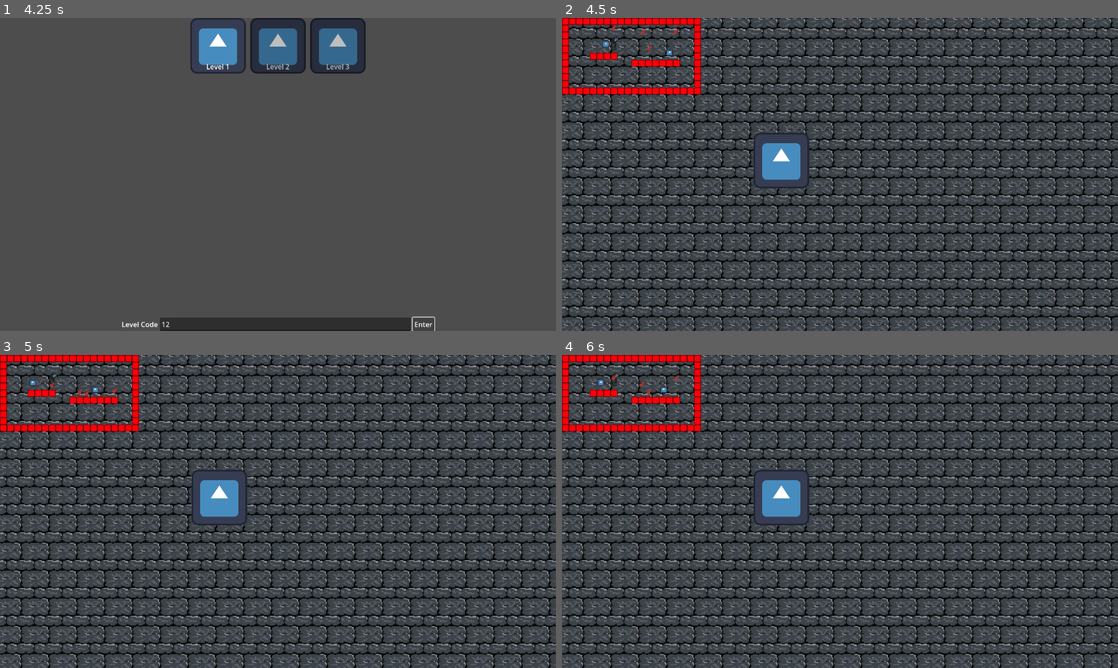
Above: before the commit, frames 1-4 (two rows, left to right).
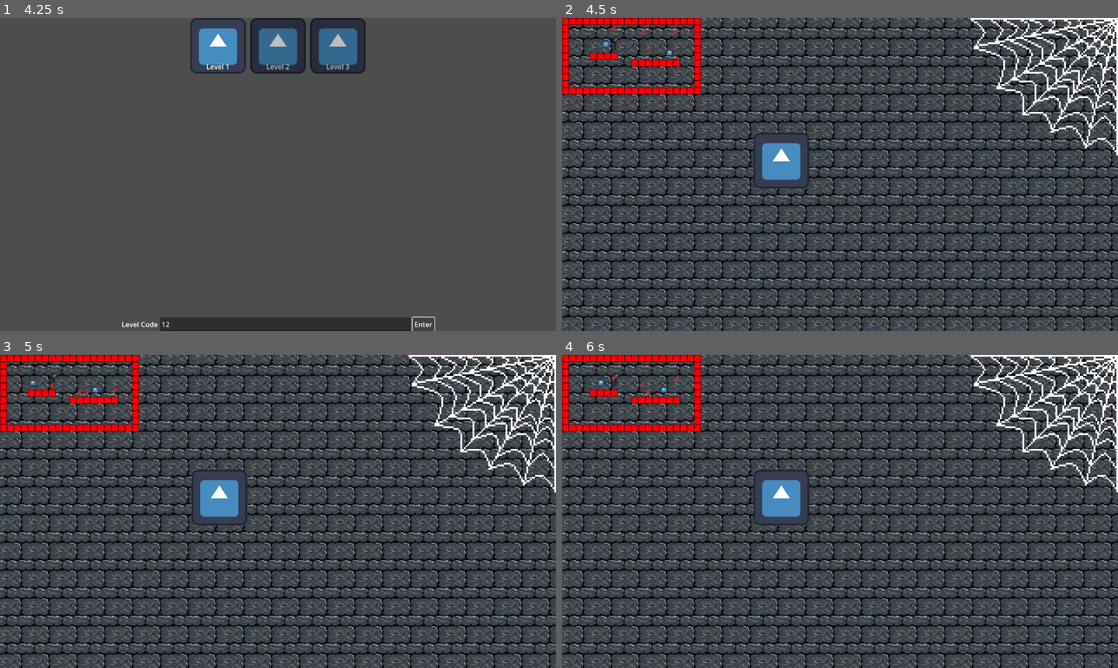
Above: after the commit, the same moments.

Repository: panorb/ludum-dare-56
Game: Godot game, scene res://world.tscn
The game is run twice, just before and just after one commit, with the same random seed, the same clock (stepped at 60 frames per second) and the same inputs. The engine's default icon, where the game draws it, is replaced by a stand-in: a white triangle on a blue panel in a dark square.
Inputs (mouse positions are in pixels of both pictures, inside the frame that each line leads up to):
- Up to frame 1 (4.25 s): click "Select Level" at 0.5 s; click (283, 324) at 1.27 s; type "12" at 1.35 s; click "Enter" at 2 s; click "Enter" at 2.75 s; click "Enter" at 3.5 s
- Up to frame 2 (4.5 s): tap Enter at 4.25 s; move the mouse to (778, 46) at 4.27 s; click (778, 46) at 4.42 s
- Up to frame 3 (5 s): tap Space (ui_select) at 4.52 s
- Up to frame 4 (6 s): move the mouse to (728, 527) at 5.02 s; click (728, 527) at 5.17 s; tap Space (ui_select) at 5.27, 5.75 s; move the mouse to (895, 442) at 5.77 s; click (895, 442) at 5.92 s

Frame 1 is identical in both runs. In frame 2, 2.5% of the frame differs, in the area x 73-100%, y 0-44%; in frame 3, 2.5%; in frame 4, 2.5%.

Commit message:
Add spider web to background

Diff:
--- a/godot/game/game.tscn
+++ b/godot/game/game.tscn
@@ -1,9 +1,10 @@
-[gd_scene load_steps=5 format=3 uid="uid://bqcslv3oe5tom"]
+[gd_scene load_steps=6 format=3 uid="uid://bqcslv3oe5tom"]
 
 [ext_resource type="Script" path="res://game/game.gd" id="1_4aq2a"]
 [ext_resource type="Texture2D" uid="uid://dccxl82aac16m" path="res://game/wall.png" id="2_0qe6m"]
 [ext_resource type="Texture2D" uid="uid://cfisiwojfbp85" path="res://icon.svg" id="2_yyijx"]
 [ext_resource type="Script" path="res://game/construction/construction_state.gd" id="3_k030l"]
+[ext_resource type="Texture2D" uid="uid://bqfykde3h43ho" path="res://game/web.png" id="5_0kgdn"]
 
 [node name="Game" type="Node2D"]
 texture_filter = 1
@@ -25,3 +26,10 @@
 
 [node name="ConstructionState" type="Node2D" parent="."]
 script = ExtResource("3_k030l")
+
+[node name="Sprite2D" type="Sprite2D" parent="."]
+position = Vector2(1110, 158)
+scale = Vector2(4, 4)
+texture = ExtResource("5_0kgdn")
+region_enabled = true
+region_rect = Rect2(14, 4, 85, 79)
Binary file added: godot/game/web.png
Not shown, added: godot/game/web.png.import
